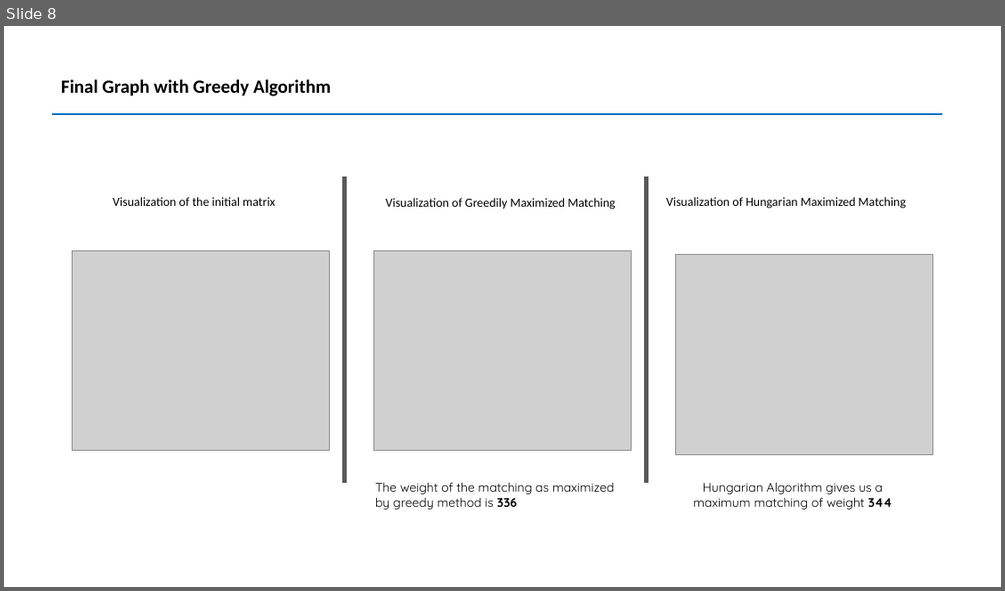
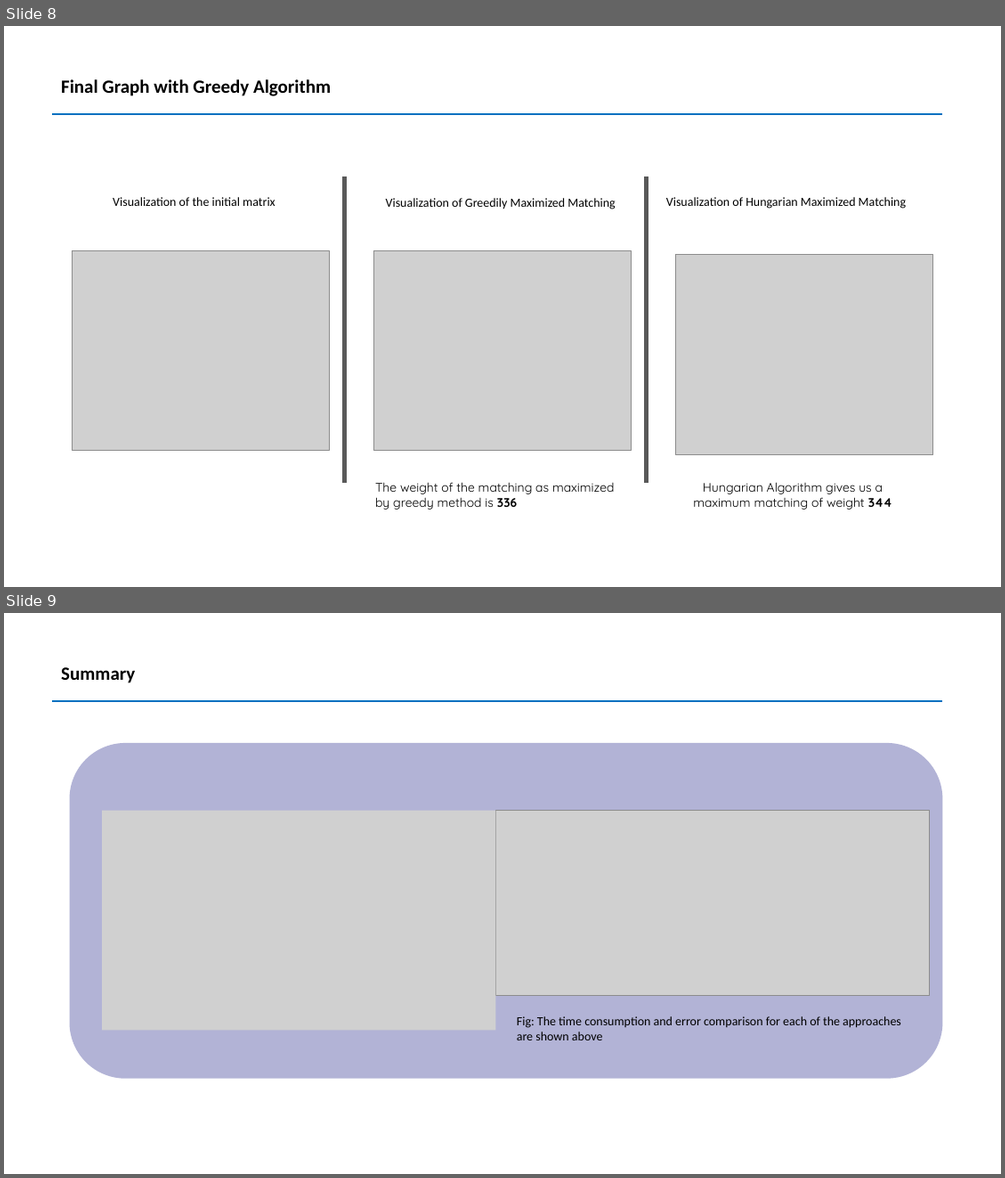
Before and after one commit to harish-udhay/Hungarian_algorithm_for_kidney_exchange, a slide deck: Hungarian_algorithm.pptx. Shown one above the other, each under a label of ours: slide 8 before the commit, slides 8 and 9 after it. The pictures are 1005x591 and 1005x1178 pixels, drawn with LibreOffice and Linux fonts; fonts in the diff are those of the drawing; grey boxes stand for pictures. Boxes give left, top, right and bottom in pixels: in the first picture for what was removed or moved away, otherwise in the second. Text is boxed around its words. In the diff, an @@ line names an element or a change of style, - is before the commit and + after.

```diff
--- a/Hungarian_algorithm.pptx
+++ b/Hungarian_algorithm.pptx
@@ slide 9 added at <box>4,613,1001,1174</box>, background #FFFFFF @@
@@ title added at <box>61,667,135,683</box>, 18 pt, text #000000, bold @@
+Summary
@@ line added from (52, 701) to (942, 701), #0070C0 1.5 pt @@
@@ rounded rectangle added at <box>70,743,943,1078</box>, fill #B2B3D6 @@
@@ picture added at <box>102,811,496,1030</box> @@
@@ picture added at <box>496,811,929,995</box> @@
@@ text added at <box>517,1016,901,1040</box>, 12 pt, text #000000 @@
+Fig: The time consumption and error comparison for each of the approaches are shown above
```
Also in this commit, not shown: 2 slides changed.
